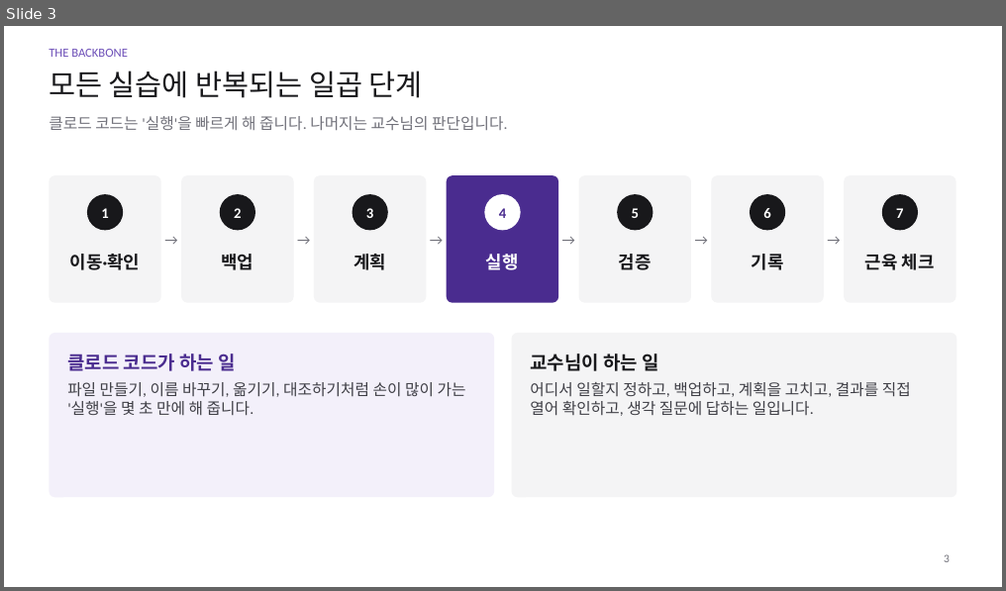
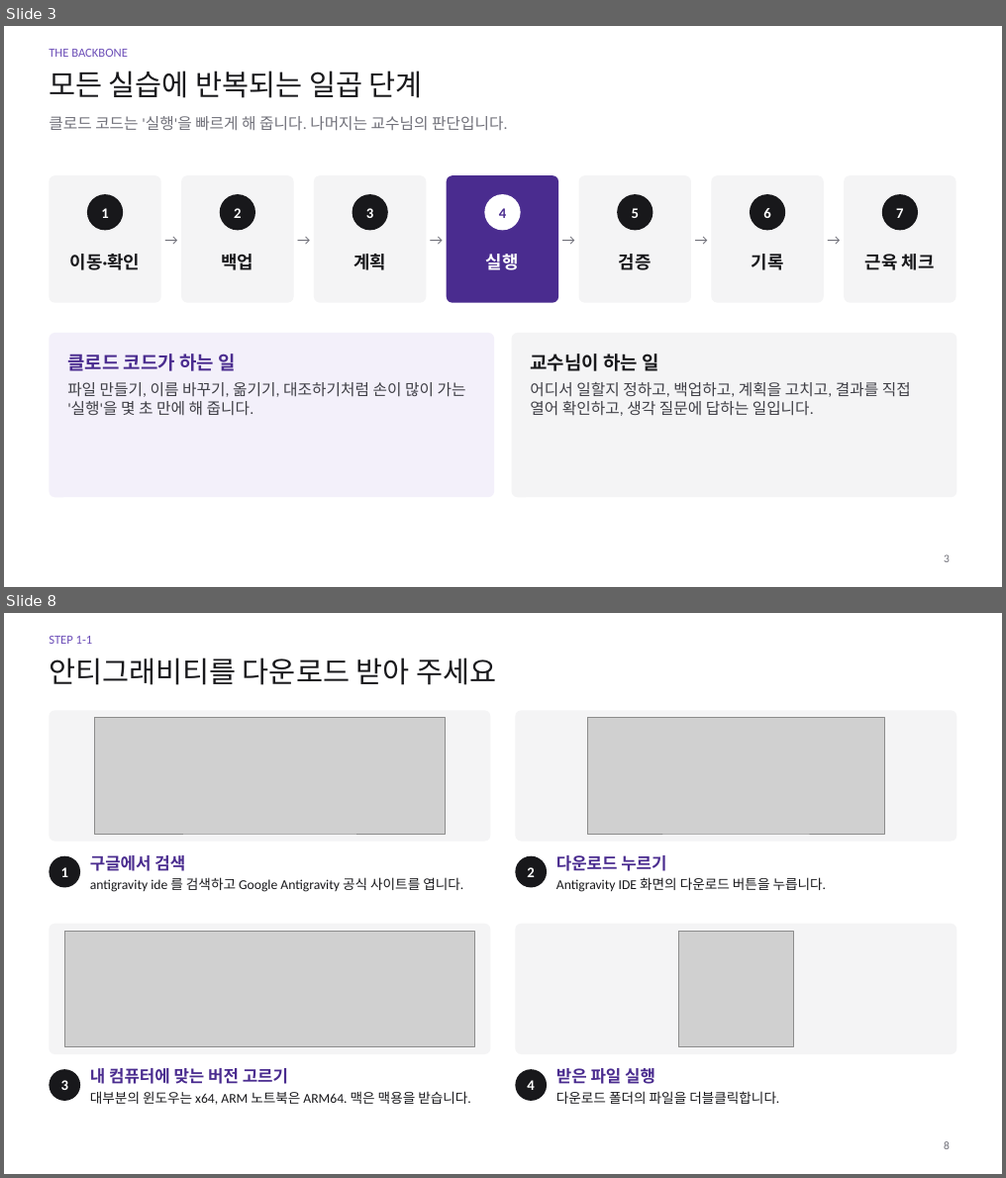
Before and after one commit to philosophyAIEDU/261107philosophy2, a slide deck: instructor/slides/클로드코드_실습실_진행슬라이드.pptx. Shown one above the other, each under a label of ours: slide 3 before the commit, slides 3 and 8 after it; the slides between them are not shown. The pictures are 1006x591 and 1006x1178 pixels, drawn with LibreOffice and Linux fonts; fonts in the diff are those of the drawing; grey boxes stand for pictures. Boxes give left, top, right and bottom in pixels: in the first picture for what was removed or moved away, otherwise in the second. Text is boxed around its words. In the diff, an @@ line names an element or a change of style, - is before the commit and + after.

```diff
--- a/instructor/slides/클로드코드_실습실_진행슬라이드.pptx
+++ b/instructor/slides/클로드코드_실습실_진행슬라이드.pptx
@@ slide 8 added at [4, 613, 1002, 1174], background #FFFFFF @@
@@ text added at [49, 636, 93, 644], 12 pt, text #6D4FB8 @@
+STEP 1-1
@@ title added at [49, 658, 496, 685], 28 pt, text #18181B @@
+안티그래비티를 다운로드 받아 주세요
@@ rounded rectangle added at [49, 710, 491, 842], fill #F4F4F5 @@
@@ picture added at [94, 718, 445, 834] @@
@@ rounded rectangle added at [515, 710, 957, 842], fill #F4F4F5 @@
@@ picture added at [588, 718, 885, 834] @@
@@ ellipse added at [49, 857, 80, 888], fill #18181B @@
@@ text added at [61, 867, 68, 877], 14 pt, text #FFFFFF, bold @@
+1
@@ text added at [90, 856, 463, 892], 13 pt, text #18181B @@
+구글에서 검색
+antigravity ide 를 검색하고 Google Antigravity 공식 사이트를 엽니다.
@@ ellipse added at [515, 857, 547, 888], fill #18181B @@
@@ text added at [527, 867, 534, 877], 14 pt, text #FFFFFF, bold @@
+2
@@ text added at [556, 856, 826, 892], 13 pt, text #18181B @@
+다운로드 누르기
+Antigravity IDE 화면의 다운로드 버튼을 누릅니다.
@@ rounded rectangle added at [49, 924, 491, 1055], fill #F4F4F5 @@
@@ picture added at [65, 931, 475, 1048] @@
@@ rounded rectangle added at [515, 924, 957, 1055], fill #F4F4F5 @@
@@ picture added at [679, 931, 793, 1048] @@
@@ ellipse added at [49, 1069, 80, 1101], fill #18181B @@
@@ text added at [61, 1080, 68, 1090], 14 pt, text #FFFFFF, bold @@
+3
@@ text added at [90, 1068, 470, 1105], 13 pt, text #18181B @@
+내 컴퓨터에 맞는 버전 고르기
+대부분의 윈도우는 x64, ARM 노트북은 ARM64. 맥은 맥용을 받습니다.
@@ ellipse added at [515, 1069, 547, 1101], fill #18181B @@
@@ text added at [527, 1080, 534, 1090], 14 pt, text #FFFFFF, bold @@
+4
@@ text added at [556, 1068, 779, 1104], 13 pt, text #18181B @@
+받은 파일 실행
+다운로드 폴더의 파일을 더블클릭합니다.
@@ page number added at [944, 1142, 949, 1150], 11 pt, text #71717A @@
+8
```
Also in this commit, not shown: 5 slides changed, 11 other slides added, 2 slides removed.
